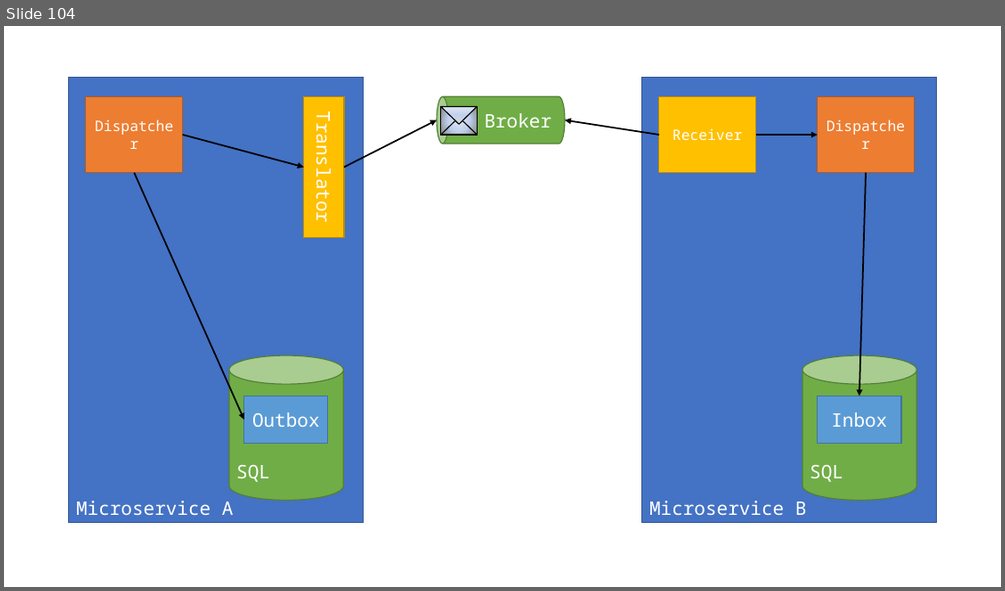
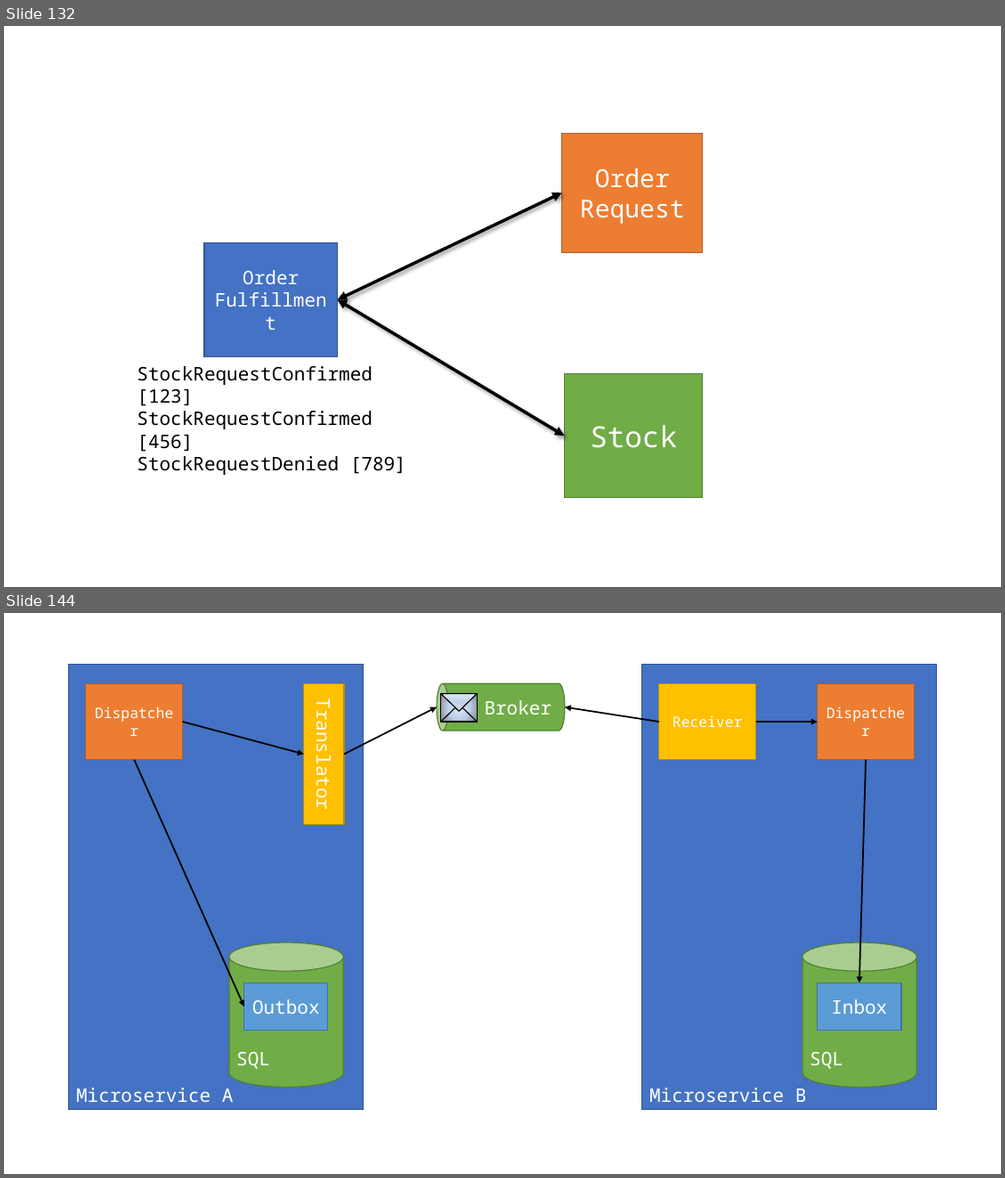
Before and after one commit to jbogard/presentations, a slide deck: LifeBeyondDistributedTransactions/LifeBeyondDistributedTransactions.pptx. Shown one above the other, each under a label of ours: slide 104 before the commit, slides 132 and 144 after it; the slides between them are not shown. The pictures are 1005x591 and 1005x1178 pixels, drawn with LibreOffice and Linux fonts; fonts in the diff are those of the drawing. Boxes give left, top, right and bottom in pixels: in the first picture for what was removed or moved away, otherwise in the second. Text is boxed around its words. In the diff, an @@ line names an element or a change of style, - is before the commit and + after.

```diff
--- a/LifeBeyondDistributedTransactions/LifeBeyondDistributedTransactions.pptx
+++ b/LifeBeyondDistributedTransactions/LifeBeyondDistributedTransactions.pptx
@@ slide 132 added at box(4, 26, 1001, 587), background #FFFFFF @@
@@ rectangle added at box(562, 133, 703, 252), fill #ED7D31, outline #AF5C24 1 pt, 24 pt, text #FFFFFF @@
+Order Request
@@ double arrow added from (338, 300) to (562, 192), #000000 3 pt @@
@@ rectangle added at box(204, 242, 338, 356), fill #4472C4, outline #325491 1 pt, 18 pt, text #FFFFFF @@
+Order Fulfillment
@@ double arrow added from (338, 300) to (564, 435), #000000 3 pt @@
@@ text added at box(137, 366, 406, 475), 18 pt, text #000000 @@
+StockRequestConfirmed [123]
+StockRequestConfirmed [456]
+StockRequestDenied [789]
@@ rectangle added at box(564, 374, 703, 498), fill #70AD47, outline #538035 1 pt, 28 pt, text #FFFFFF @@
+Stock
@@ what was slide 104 is now slide 144 @@
```
Also in this commit, not shown: 13 slides changed, 52 other slides added, 5 slides removed, 4 other files.
